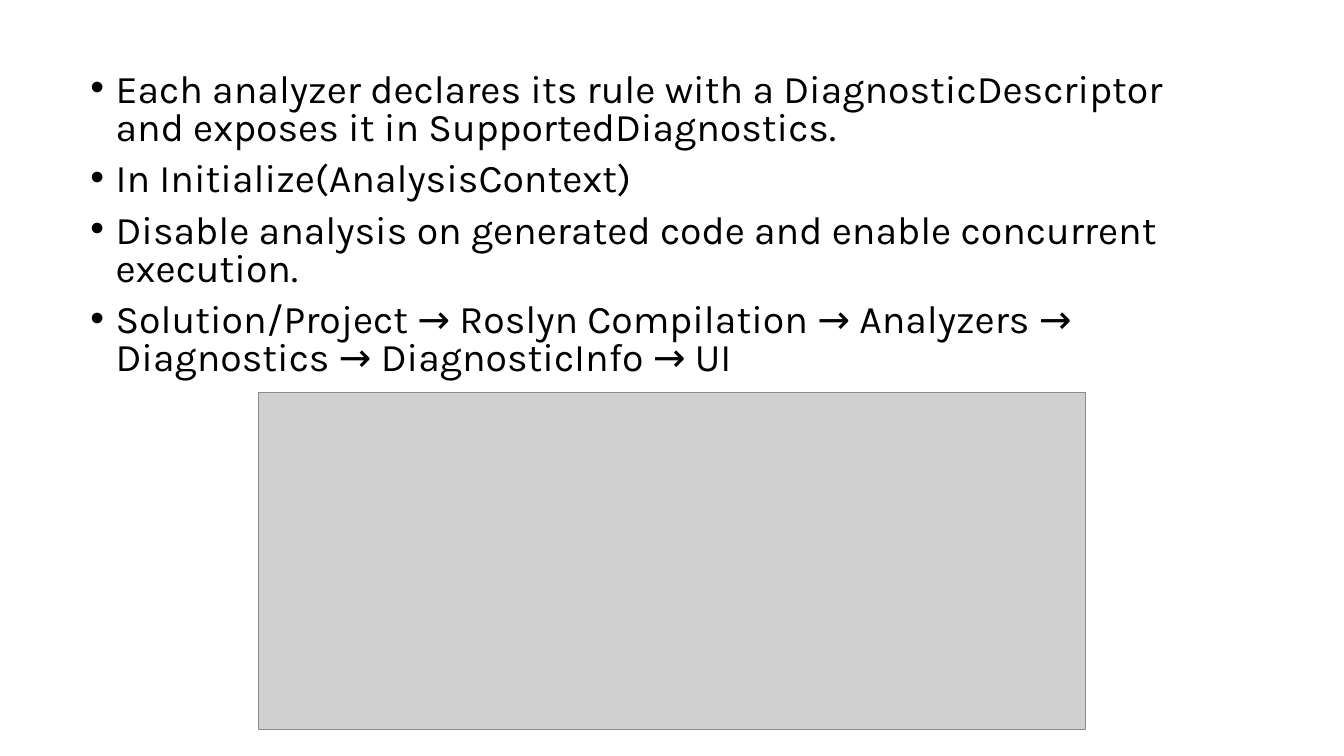
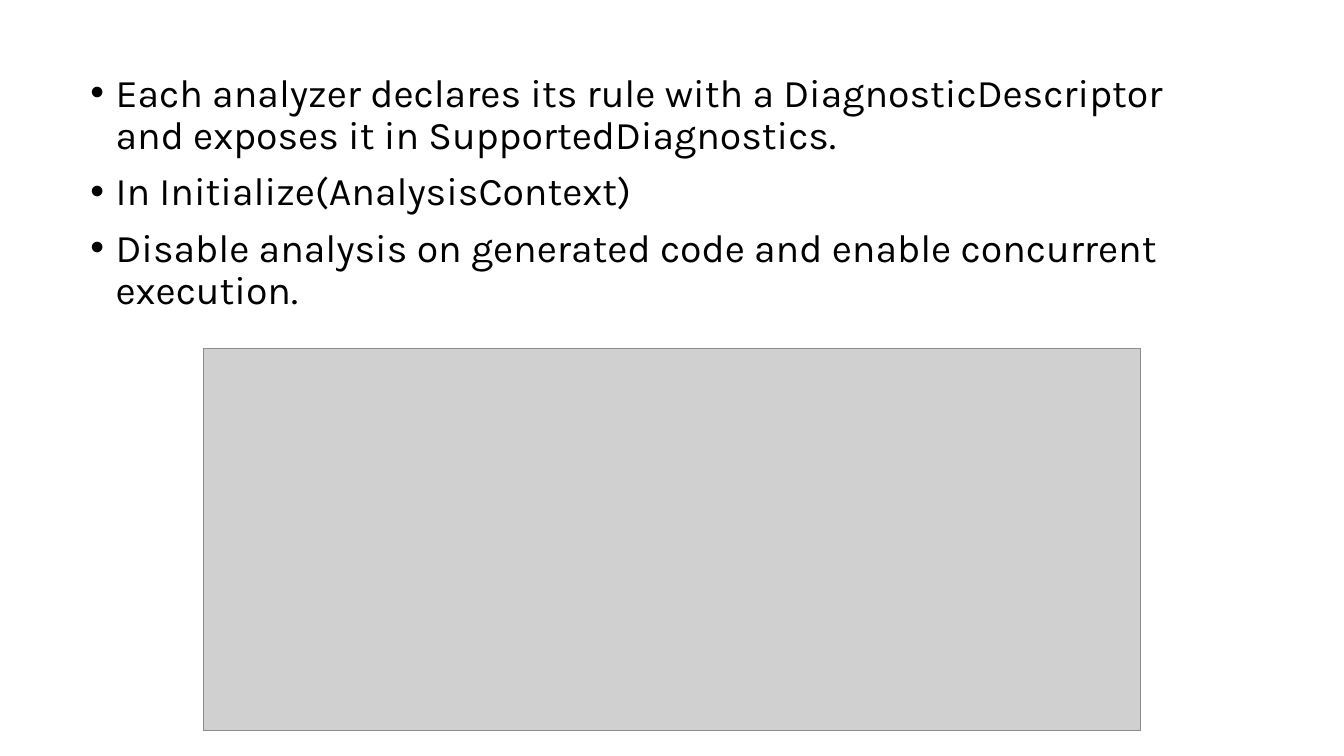
Before and after one commit to Me8mer/MiniAnalyzers, a slide deck: slide 3 of Docs/MiniAnalyzersPresentation.pptx. Drawn at 1344x756 pixels with LibreOffice and Linux fonts; fonts in the diff are those of the drawing; grey boxes stand for pictures. Boxes give left, top, right and bottom in pixels: in the first picture for what was removed or moved away, otherwise in the second. Text is boxed around its words. In the diff, an @@ line names an element or a change of style, - is before the commit and + after.

```diff
--- a/Docs/MiniAnalyzersPresentation.pptx
+++ b/Docs/MiniAnalyzersPresentation.pptx
@@ text "Each analyzer declares its rule ..." at (116,80,1162,305): line spacing 0.8 to 0.9 @@
@@ text at (116,304,1029,381): paragraph removed @@
-• Solution/Project → Roslyn Compilation → Analyzers → Diagnostics → DiagnosticInfo → UI
@@ picture: place and size @@
-picture at (258,392,1086,729)
+picture at (204,349,1140,730)
```
Also in this commit, not shown: 3 other slides changed, 10 slides added, 5 slides removed, 3 other files.
